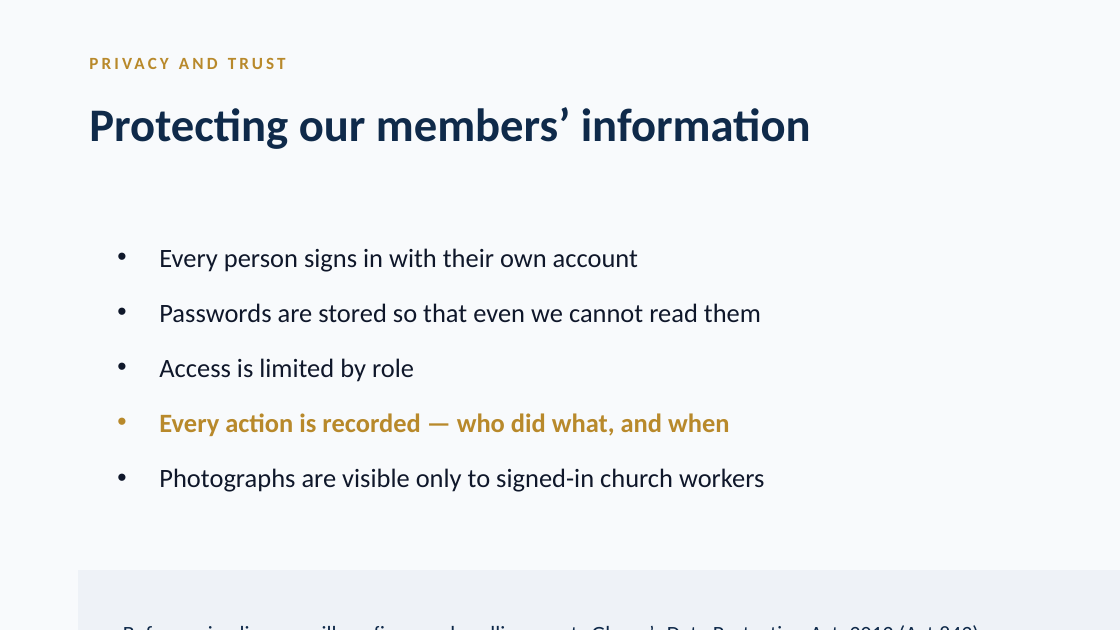
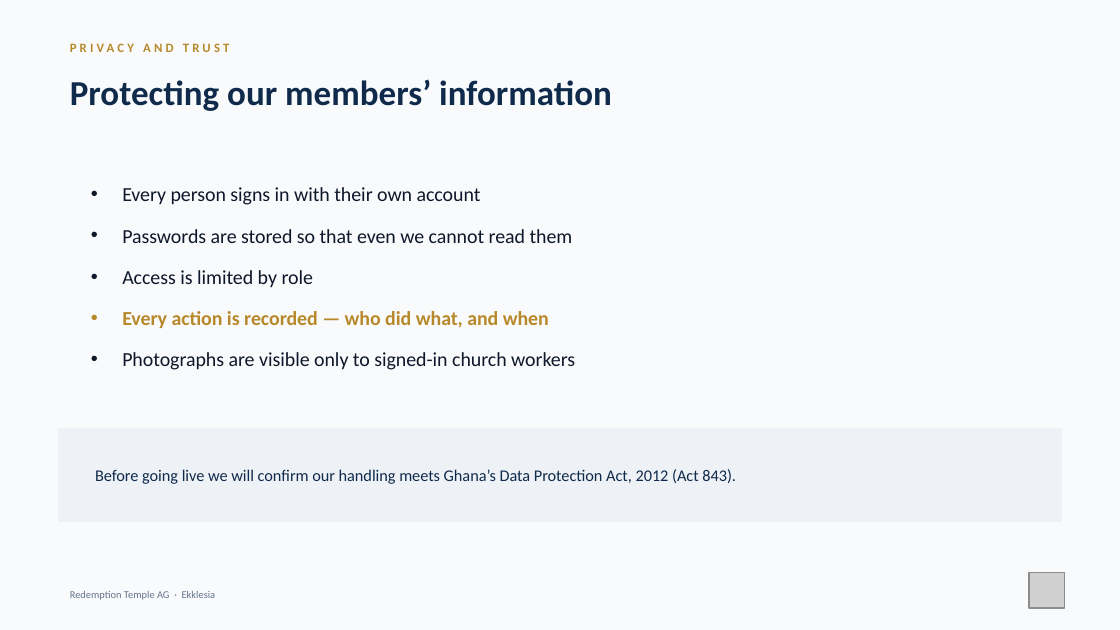
Before and after one commit to nhanhayhaw/ChurchCONNECT, a slide deck: slide 17 of docs/ChurchConnect-Leadership-Presentation.pptx. Drawn at 1120x630 pixels with LibreOffice and Linux fonts; fonts in the diff are those of the drawing; grey boxes stand for pictures; background and template pictures are left out. Boxes give left, top, right and bottom in pixels: in the first picture for what was removed or moved away, otherwise in the second. Text is boxed around its words. In the diff, an @@ line names an element or a change of style, - is before the commit and + after.

```diff
--- a/docs/ChurchConnect-Leadership-Presentation.pptx
+++ b/docs/ChurchConnect-Leadership-Presentation.pptx
@@ text "PRIVACY AND TRUST" moved from (x1=78, y1=47, x2=1120, y2=78) to (x1=70, y1=43, x2=229, y2=52) @@
@@ text "PRIVACY AND TRUST" at (x1=70, y1=43, x2=229, y2=52): size 11 to 8.2 pt @@
@@ text "Protecting our members’ information" moved from (x1=89, y1=107, x2=811, y2=149) to (x1=70, y1=79, x2=612, y2=111) @@
@@ text "Protecting our members’ information" at (x1=70, y1=79, x2=612, y2=111): size 30 to 22.5 pt @@
@@ text "Every person signs in with ..." moved from (x1=159, y1=248, x2=764, y2=492) to (x1=122, y1=187, x2=575, y2=370) @@
@@ text "Every person signs in with ..." at (x1=122, y1=187, x2=575, y2=370): size 17 to 12.8 pt; indent changed; less space between paragraphs @@
@@ rectangle added at (x1=59, y1=429, x2=1062, y2=521), fill #EEF2F7, outline #EEF2F7 1 pt @@
@@ text "Before going live we will ..." moved from (x1=112, y1=605, x2=1120, y2=630) to (x1=95, y1=469, x2=736, y2=484) @@
@@ text "Before going live we will ..." at (x1=95, y1=469, x2=736, y2=484): size 14 to 10.5 pt @@
@@ text added at (x1=70, y1=591, x2=216, y2=600), 6.8 pt, text #64748B @@
+Redemption Temple AG · Ekklesia
@@ rectangle removed at (x1=78, y1=571, x2=1120, y2=630) @@
@@ picture added at (x1=1029, y1=573, x2=1065, y2=609) @@
```
Also in this commit, not shown: 21 other slides changed, 31 other files.
